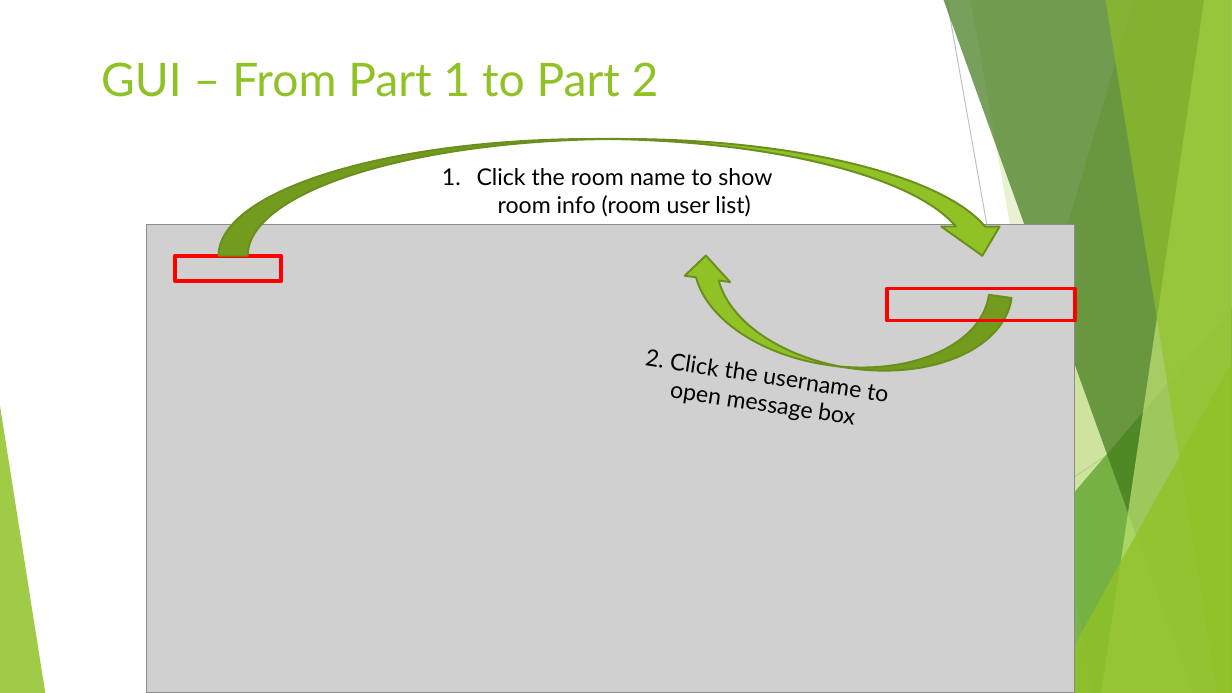
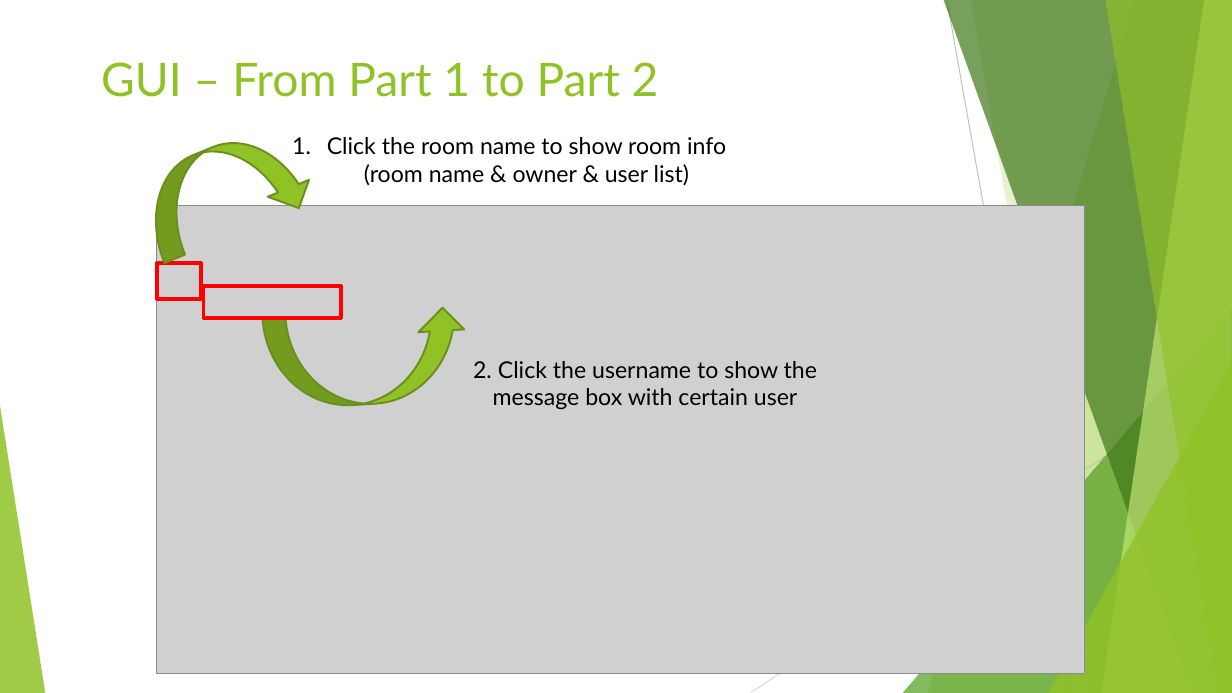
Before and after one commit to pourplusquoi/chatapp, a slide deck: slide 6 of src/main/resources/ChatApp API.pptx (slide 5 before the commit). Drawn at 1232x693 pixels with LibreOffice and Linux fonts; fonts in the diff are those of the drawing; grey boxes stand for pictures. Boxes give left, top, right and bottom in pixels: in the first picture for what was removed or moved away, otherwise in the second. Text is boxed around its words. In the diff, an @@ line names an element or a change of style, - is before the commit and + after.

```diff
--- a/src/main/resources/ChatApp API.pptx
+++ b/src/main/resources/ChatApp API.pptx
@@ curved down arrow at bbox=[131, 118, 319, 263]: rotation 0 to 337 degrees @@
@@ text at bbox=[327, 137, 726, 186]: text changed @@
-1. Click the room name to show room info (room user list)
+1. Click the room name to show room info (room name & owner & user list)
@@ picture: place and size @@
-picture at bbox=[147, 225, 1075, 693]
+picture at bbox=[157, 205, 1085, 674]
@@ rectangle: place and size @@
-rectangle at bbox=[176, 256, 282, 282]
+rectangle at bbox=[157, 263, 201, 299]
@@ rectangle: place and size @@
-rectangle at bbox=[887, 288, 1075, 321]
+rectangle at bbox=[203, 286, 340, 318]
@@ curved down arrow at bbox=[263, 306, 471, 410]: mirrored; rotation 187 to 176 degrees @@
@@ text "2. Click the username to ..." at bbox=[473, 361, 817, 409]: rotation 8 to 0 degrees @@
@@ text at bbox=[473, 361, 817, 409]: text changed @@
-2. Click the username to open message box
+2. Click the username to show the message box with certain user
```
Also in this commit, not shown: 10 other slides changed, 1 slide added, 1 slide removed.
